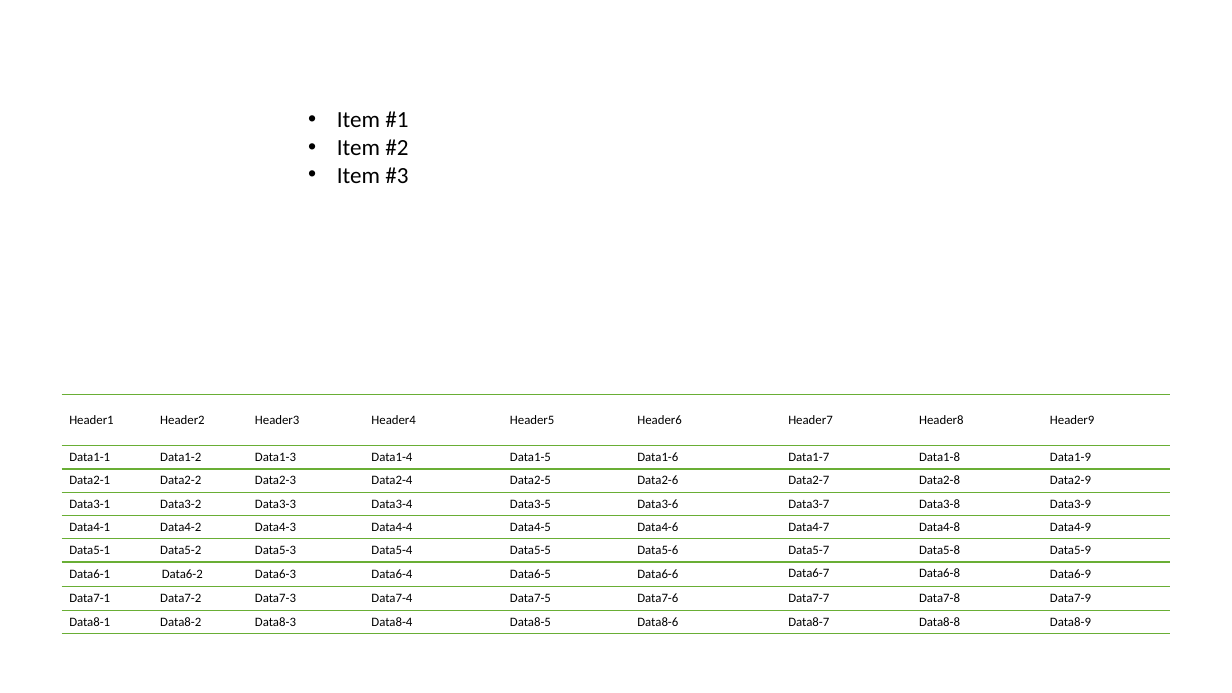
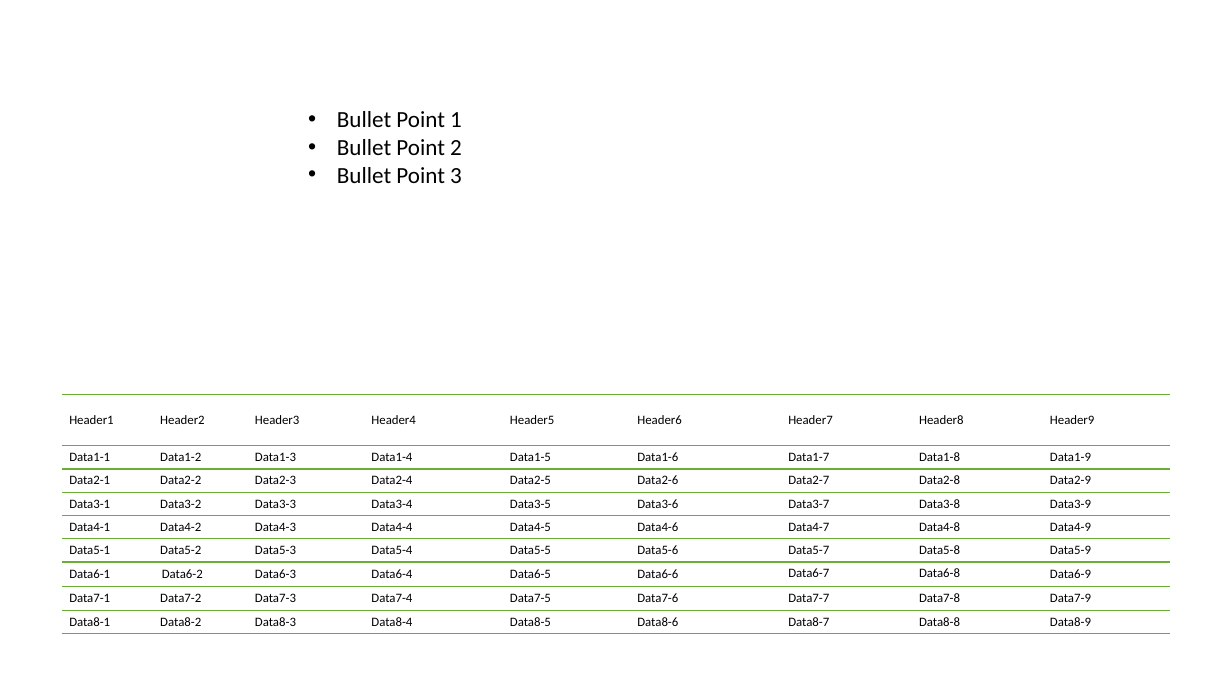
Before and after one commit to DonkoTonev/PowerPoint-Presentation-Updater, a slide deck: slide 3 of combined_updated_presentation.pptx. Drawn at 1232x693 pixels with LibreOffice and Linux fonts; fonts in the diff are those of the drawing. Boxes give left, top, right and bottom in pixels: in the first picture for what was removed or moved away, otherwise in the second. Text is boxed around its words. In the diff, an @@ line names an element or a change of style, - is before the commit and + after.

```diff
--- a/combined_updated_presentation.pptx
+++ b/combined_updated_presentation.pptx
@@ text at <box>337,111,462,183</box>: text changed @@
-• Item #1
-• Item #2
-• Item #3
+• Bullet Point 1
+• Bullet Point 2
+• Bullet Point 3
```
Also in this commit, not shown: 2 other slides changed, 5 other files.
